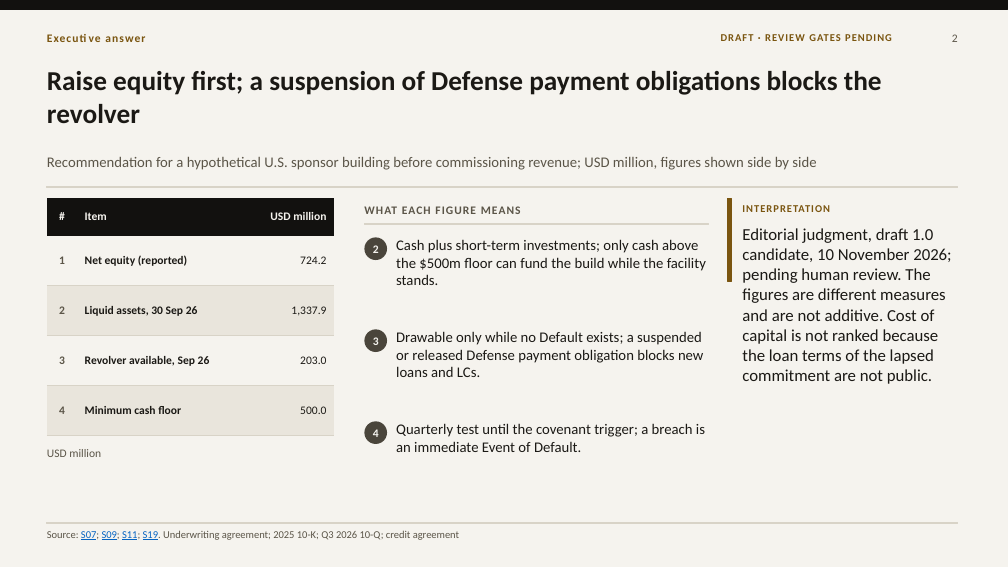
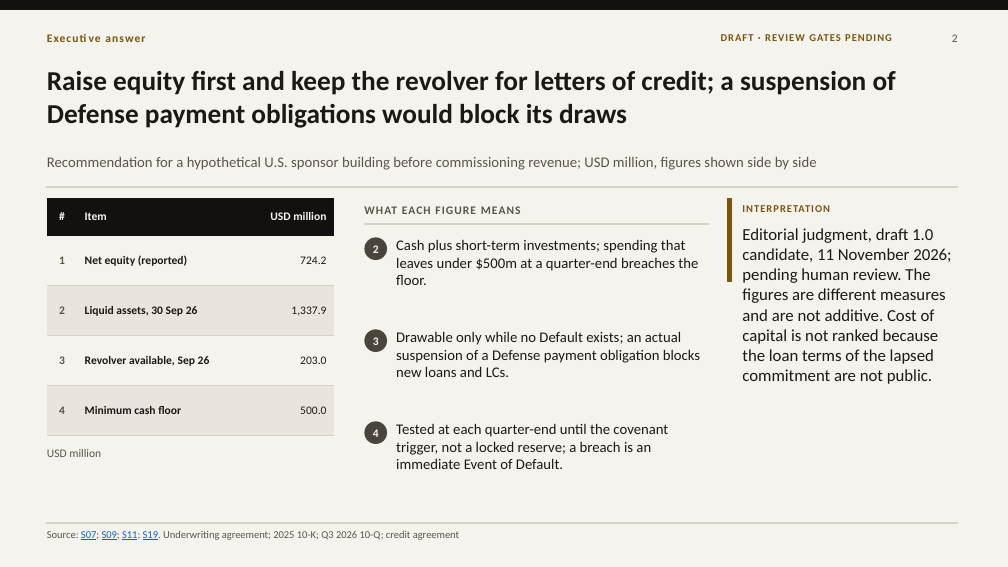
Before and after one commit to VSSpowerlifting/strategic-materials-policy-tracker, a slide deck: slide 2 of research/fi003/outputs/presentation-draft-v100/fi003-mp-materials-10x-financing-draft-1.0.pptx. Drawn at 1008x567 pixels with LibreOffice and Linux fonts; fonts in the diff are those of the drawing. Boxes give left, top, right and bottom in pixels: in the first picture for what was removed or moved away, otherwise in the second. Text is boxed around its words. In the diff, an @@ line names an element or a change of style, - is before the commit and + after.

```diff
--- a/research/fi003/outputs/presentation-draft-v100/fi003-mp-materials-10x-financing-draft-1.0.pptx
+++ b/research/fi003/outputs/presentation-draft-v100/fi003-mp-materials-10x-financing-draft-1.0.pptx
@@ text at <box>47,71,896,128</box>: text changed @@
-Raise equity first; a suspension of Defense payment obligations blocks the revolver
+Raise equity first and keep the revolver for letters of credit; a suspension of Defense payment obligations would block its draws
@@ text at <box>396,239,698,285</box>: text changed @@
-Cash plus short-term investments; only cash above the $500m floor can fund the build while the facility stands.
+Cash plus short-term investments; spending that leaves under $500m at a quarter-end breaches the floor.
@@ text at <box>742,228,951,384</box>: text changed @@
-Editorial judgment, draft 1.0 candidate, 10 November 2026; pending human review. The figures are different measures and are not additive. Cost of capital is not ranked because the loan terms of the lapsed commitment are not public.
+Editorial judgment, draft 1.0 candidate, 11 November 2026; pending human review. The figures are different measures and are not additive. Cost of capital is not ranked because the loan terms of the lapsed commitment are not public.
@@ text at <box>396,331,700,377</box>: text changed @@
-Drawable only while no Default exists; a suspended or released Defense payment obligation blocks new loans and LCs.
+Drawable only while no Default exists; an actual suspension of a Defense payment obligation blocks new loans and LCs.
@@ text at <box>396,423,668,469</box>: text changed @@
-Quarterly test until the covenant trigger; a breach is an immediate Event of Default.
+Tested at each quarter-end until the covenant trigger, not a locked reserve; a breach is an immediate Event of Default.
```
Also in this commit, not shown: 13 other slides changed, 16 other files.
